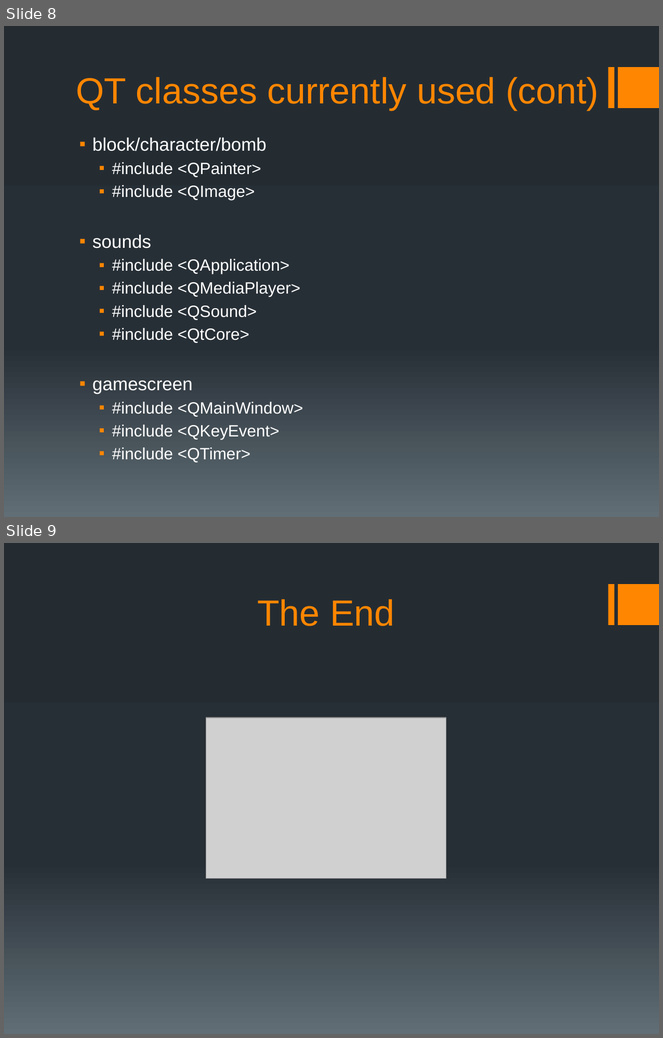
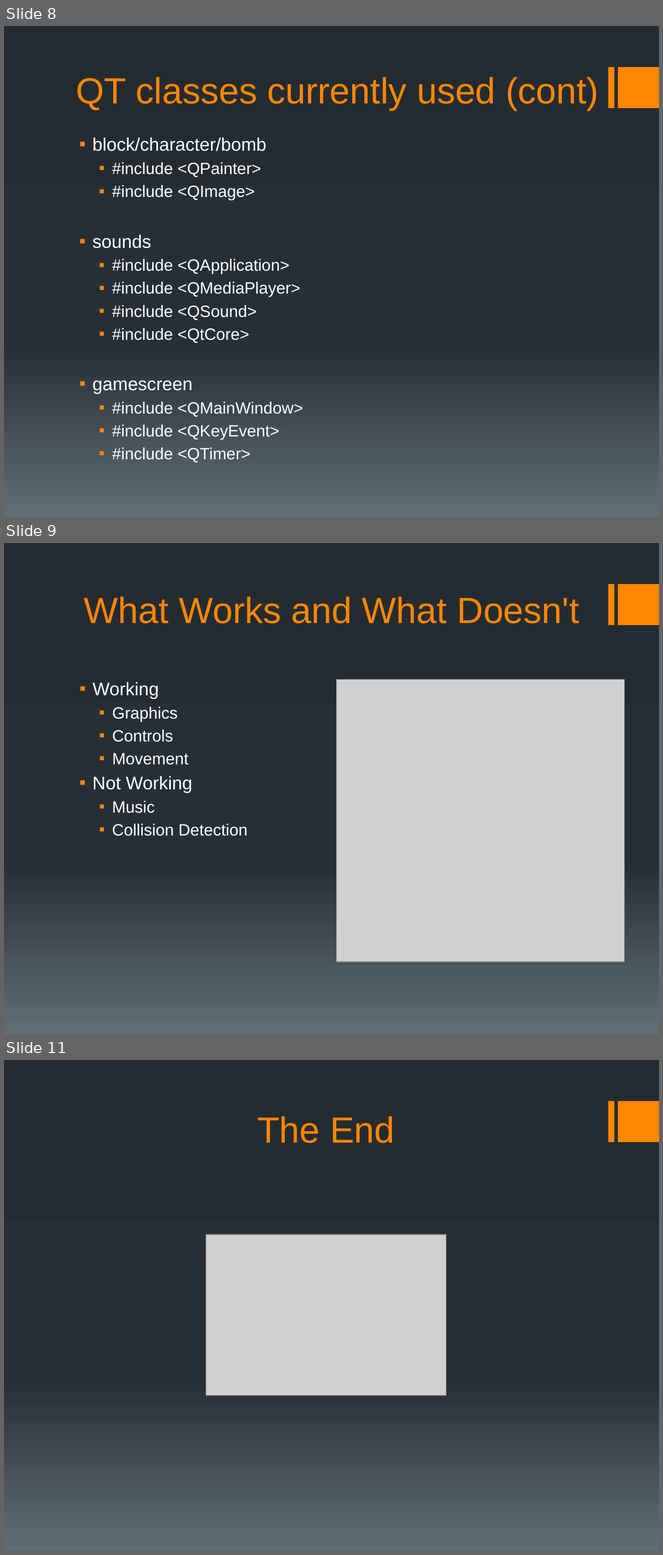
Before and after one commit to slmblck/bomberman, a slide deck: Bombster.pptx. Shown one above the other, each under a label of ours: slides 8 and 9 before the commit, slides 8, 9 and 11 after it; the slides between them are not shown. The pictures are 663x1038 and 663x1555 pixels, drawn with LibreOffice and Linux fonts; fonts in the diff are those of the drawing; grey boxes stand for pictures. Boxes give left, top, right and bottom in pixels: in the first picture for what was removed or moved away, otherwise in the second. Text is boxed around its words. In the diff, an @@ line names an element or a change of style, - is before the commit and + after.

```diff
--- a/Bombster.pptx
+++ b/Bombster.pptx
@@ slide 9 added at (4,543,659,1034), background gradient #242C33 to #273037 to #636D76; not listed: 2 template elements that a slide beside it also shows @@
@@ title added at (84,597,580,624), 40 pt, text #FF8600 @@
+What Works and What Doesn't
@@ text added at (92,682,248,836), 18 pt, text #FFFFFF @@
+▪ Working
+  ▪ Graphics
+  ▪ Controls
+  ▪ Movement
+▪ Not Working
+  ▪ Music
+  ▪ Collision Detection
@@ picture added at (337,679,624,962) @@
@@ what was slide 9 is now slide 11 @@
```
Also in this commit, not shown: 1 slide changed, 1 other slide added.
